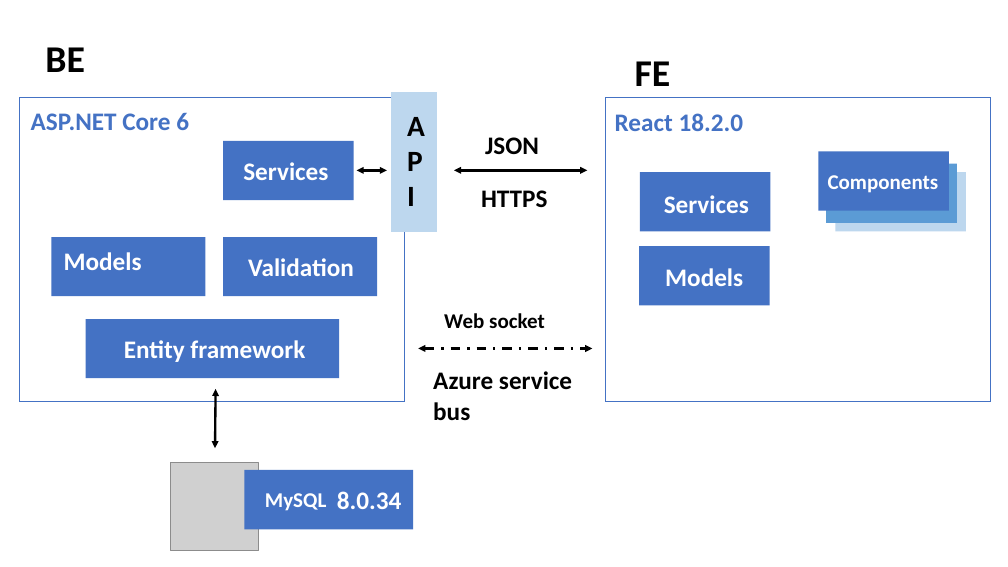
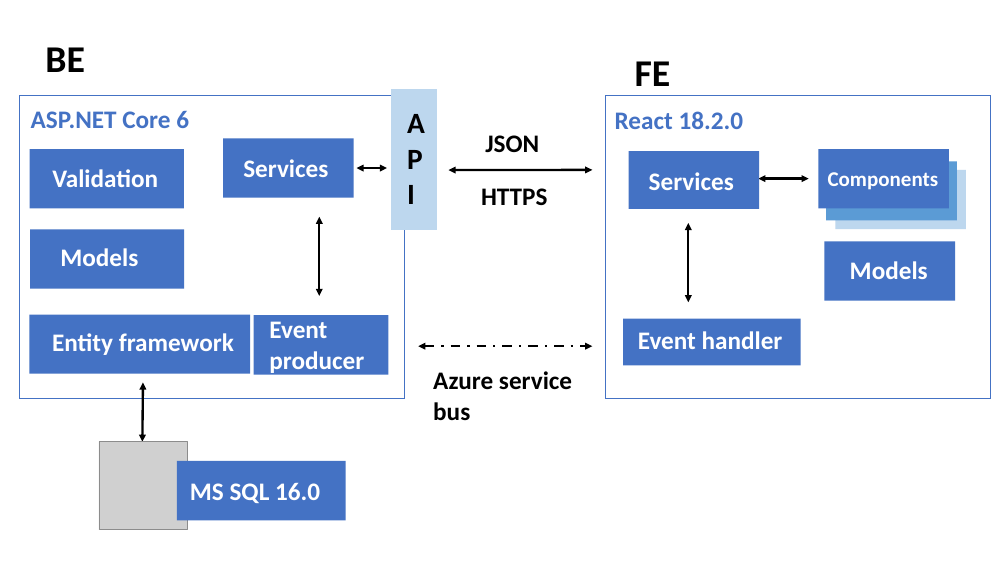
Before and after one commit to vojtechstipper/RPR1, a slide deck: slide 1 of architektura.pptx. Drawn at 1008x567 pixels with LibreOffice and Linux fonts; fonts in the diff are those of the drawing; grey boxes stand for pictures. Boxes give left, top, right and bottom in pixels: in the first picture for what was removed or moved away, otherwise in the second. Text is boxed around its words. In the diff, an @@ line names an element or a change of style, - is before the commit and + after.

```diff
--- a/architektura.pptx
+++ b/architektura.pptx
@@ rectangle moved from (x1=223, y1=237, x2=377, y2=296) to (x1=29, y1=149, x2=184, y2=208) @@
@@ text "Validation" moved from (x1=248, y1=258, x2=354, y2=276) to (x1=52, y1=169, x2=158, y2=187) @@
@@ double arrow moved from (454, 170) - (588, 170) to (448, 170) - (592, 170) @@
@@ rectangle moved from (x1=640, y1=172, x2=771, y2=231) to (x1=628, y1=151, x2=759, y2=209) @@
@@ text "Services" moved from (x1=664, y1=195, x2=749, y2=213) to (x1=649, y1=172, x2=734, y2=190) @@
@@ double arrow added from (758, 178) to (809, 178), #000000 2.25 pt @@
@@ rectangle moved from (x1=51, y1=237, x2=206, y2=296) to (x1=30, y1=230, x2=185, y2=289) @@
@@ text "Models" moved from (x1=64, y1=252, x2=142, y2=270) to (x1=60, y1=248, x2=138, y2=266) @@
@@ double arrow added from (319, 296) to (319, 217), #000000 2.25 pt @@
@@ double arrow added from (688, 302) to (688, 223), #000000 2.25 pt @@
@@ rectangle moved from (x1=640, y1=247, x2=771, y2=306) to (x1=825, y1=241, x2=956, y2=300) @@
@@ text "Models" moved from (x1=665, y1=268, x2=743, y2=286) to (x1=850, y1=261, x2=928, y2=279) @@
@@ rectangle resized from (x1=85, y1=319, x2=339, y2=378) to (x1=29, y1=315, x2=250, y2=374) @@
@@ text "Entity framework" moved from (x1=124, y1=340, x2=305, y2=362) to (x1=52, y1=333, x2=234, y2=355) @@
@@ rectangle added at (x1=253, y1=315, x2=388, y2=375), fill #4472C4 @@
@@ text added at (x1=269, y1=321, x2=364, y2=375), 24 pt, text #FFFFFF, bold @@
+Event producer
@@ text removed at (x1=444, y1=313, x2=545, y2=328) @@
-Web socket
@@ rectangle added at (x1=623, y1=319, x2=801, y2=366), fill #4472C4 @@
@@ text added at (x1=638, y1=331, x2=783, y2=349), 24 pt, text #FFFFFF, bold @@
+Event handler
@@ double arrow moved from (216, 389) - (215, 448) to (143, 383) - (142, 442) @@
@@ picture moved from (x1=170, y1=463, x2=259, y2=551) to (x1=99, y1=442, x2=188, y2=530) @@
@@ rectangle moved from (x1=244, y1=470, x2=413, y2=529) to (x1=177, y1=461, x2=346, y2=521) @@
@@ text added at (x1=190, y1=483, x2=320, y2=503), 24 pt, text #FFFFFF, bold @@
+MS SQL 16.0
@@ text removed at (x1=265, y1=493, x2=327, y2=511) @@
-MySQL
@@ text removed at (x1=337, y1=491, x2=401, y2=509) @@
-8.0.34
```
Also in this commit, not shown: 1 other file.
